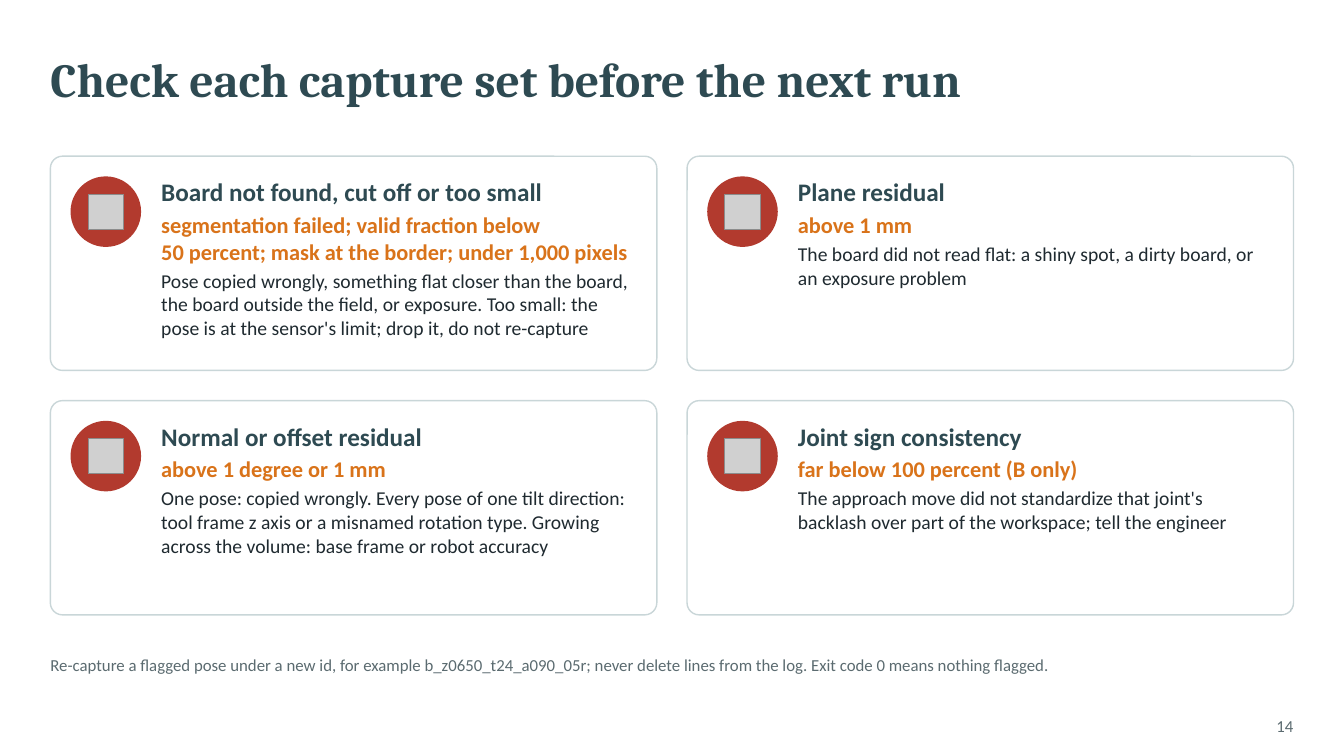
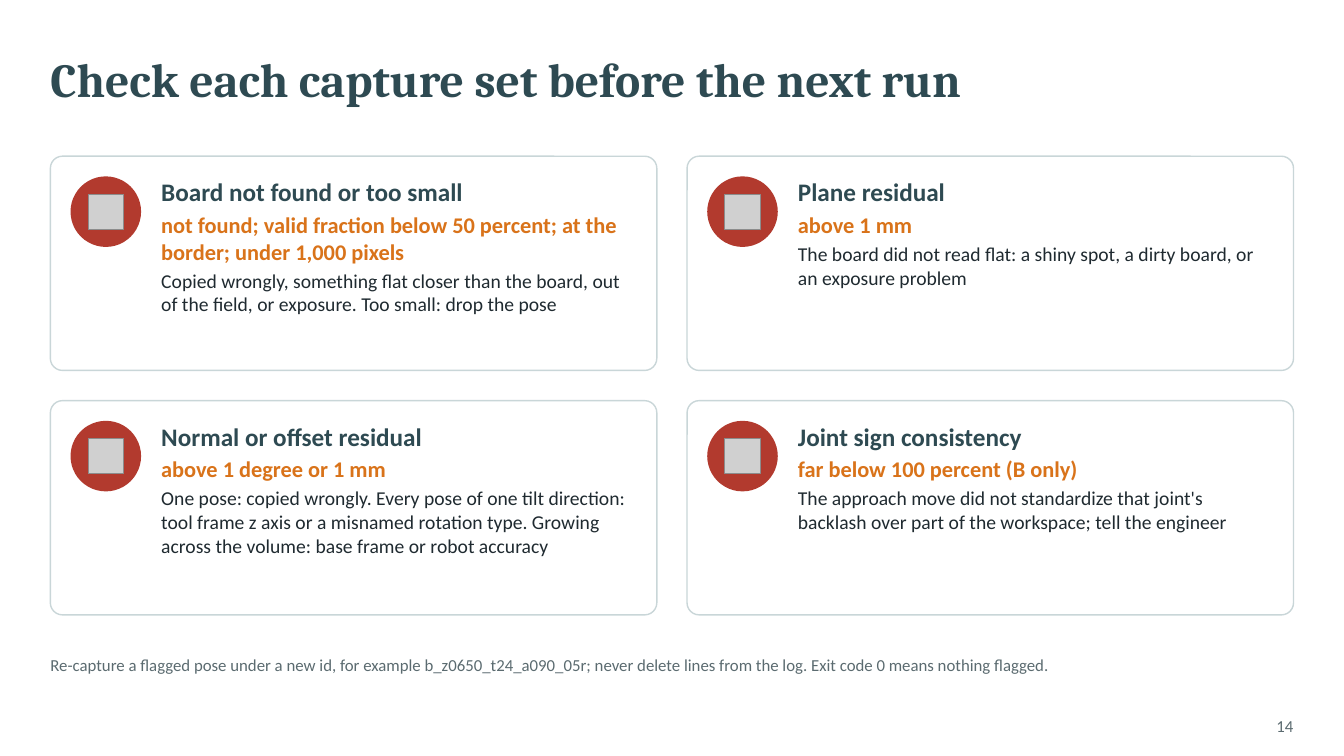
Before and after one commit to glibertyreach/plane_plane_registration, a slide deck: slide 14 of docs/presentations/registration_test_procedure.pptx. Drawn at 1344x756 pixels with LibreOffice and Linux fonts; fonts in the diff are those of the drawing; grey boxes stand for pictures. Boxes give left, top, right and bottom in pixels: in the first picture for what was removed or moved away, otherwise in the second. Text is boxed around its words. In the diff, an @@ line names an element or a change of style, - is before the commit and + after.

```diff
--- a/docs/presentations/registration_test_procedure.pptx
+++ b/docs/presentations/registration_test_procedure.pptx
@@ text at (x1=161, y1=183, x2=620, y2=314): text changed @@
-Board not found, cut off or too small
-segmentation failed; valid fraction below 50 percent; mask at the border; under 1,000 pixels
-Pose copied wrongly, something flat closer than the board, the board outside the field, or exposure. Too small: the pose is at the sensor's limit; drop it, do not re-capture
+Board not found or too small
+not found; valid fraction below 50 percent; at the border; under 1,000 pixels
+Copied wrongly, something flat closer than the board, out of the field, or exposure. Too small: drop the pose
```
Also in this commit, not shown: 2 other files.
